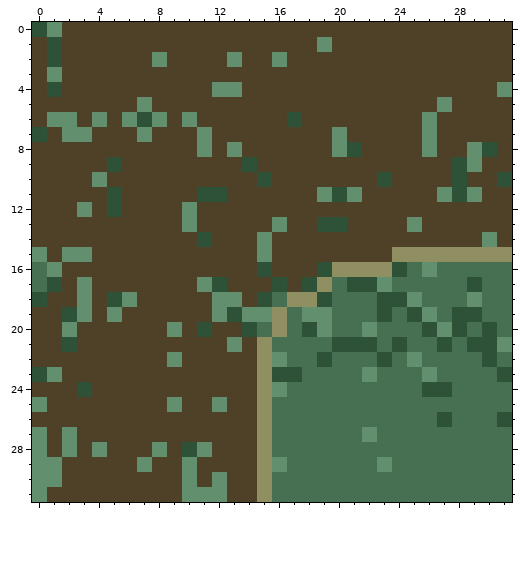
File history of a pixel-art sprite, sinkdungeon_resource/Texture/dungeon/coast0011.png. This is how it looked before the edit.
The file is 32x32 pixels.
After:
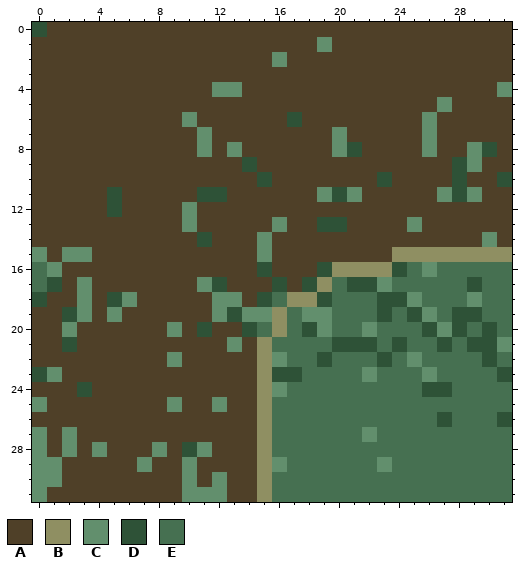
Palette (. is transparent): A #4f4028  B #8f8f62  C #628f6d  D #2e5237  E #467051
What changed:
Changed rows in their new state; - is an unchanged pixel.
first column x 0:
 0 -A------------
 1 -A------------
 2 -A------A----A
 3 -A------------
 4 -A------------
 5 -------A------
 6 -AA-A-AAA-----
 7 A-AA---A------
 9 -----A--------
10 ----A---------
12 ---A----------
